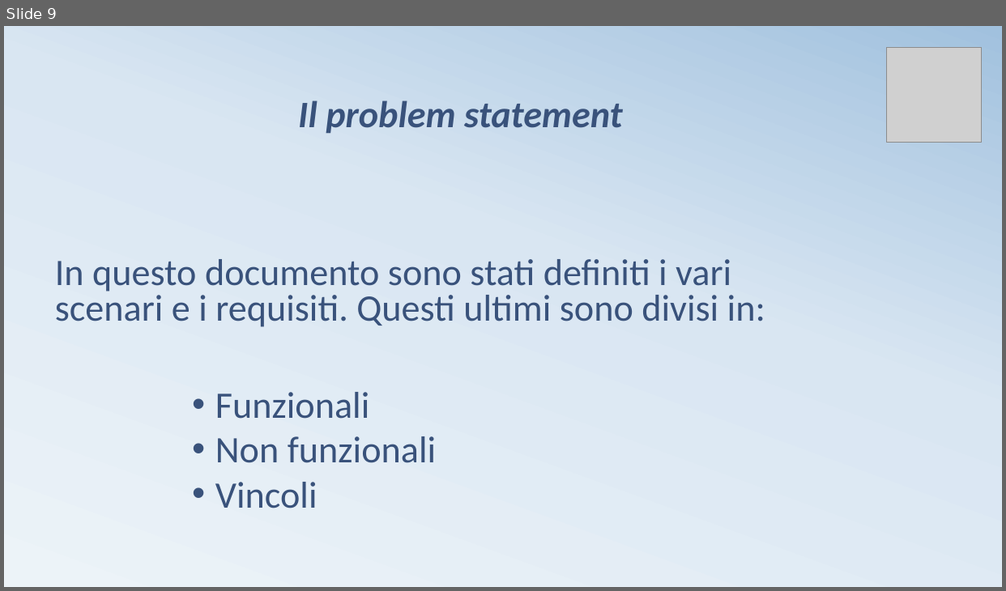
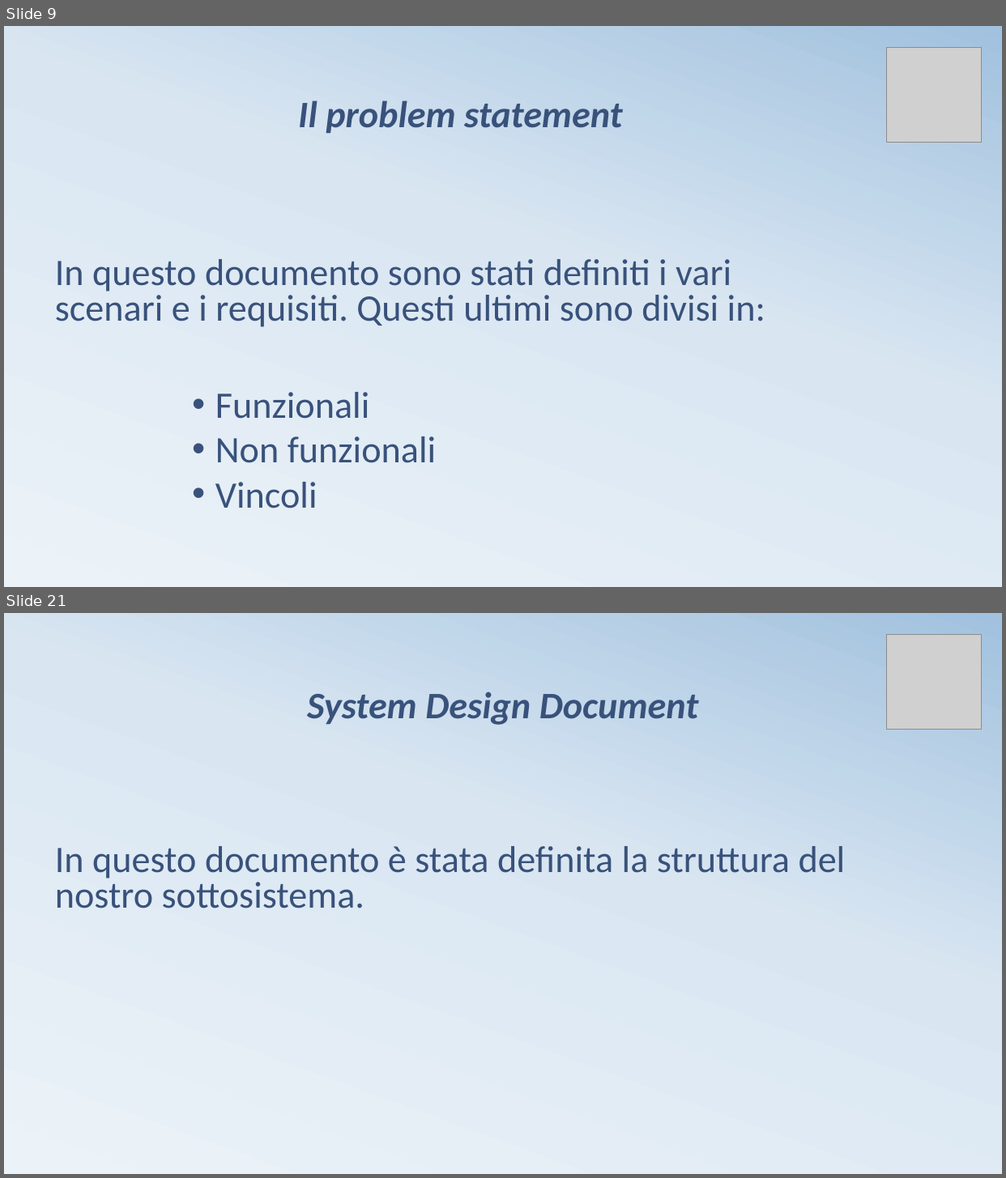
Before and after one commit to kekkox/Carcheck, a slide deck: Work product/Presentazione CarCheck.pptx. Shown one above the other, each under a label of ours: slide 9 before the commit, slides 9 and 21 after it; the slides between them are not shown. The pictures are 1006x591 and 1006x1178 pixels, drawn with LibreOffice and Linux fonts; fonts in the diff are those of the drawing; grey boxes stand for pictures. Boxes give left, top, right and bottom in pixels: in the first picture for what was removed or moved away, otherwise in the second. Text is boxed around its words. In the diff, an @@ line names an element or a change of style, - is before the commit and + after.

```diff
--- a/Work product/Presentazione CarCheck.pptx
+++ b/Work product/Presentazione CarCheck.pptx
@@ slide 21 added at (x1=4, y1=613, x2=1002, y2=1174), background gradient #ECF3F8 to #D9E6F2 to #A1C1DE @@
@@ picture added at (x1=886, y1=635, x2=981, y2=730) @@
@@ text added at (x1=307, y1=692, x2=699, y2=725), 36 pt, text #39527B, bold, italic @@
+System Design Document
@@ title added at (x1=55, y1=846, x2=846, y2=909), 36 pt, text #39527B @@
+In questo documento è stata definita la struttura del nostro sottosistema.
```
Also in this commit, not shown: 3 slides changed, 23 other slides added, 13 slides removed.
